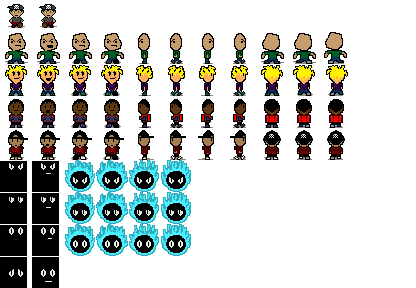
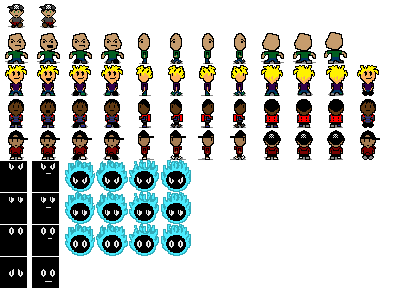
Revision of a layered w=416, h=288 image; what changed, layer by layer:
painted on "Layer 1" over [357, 65, 380, 160]
